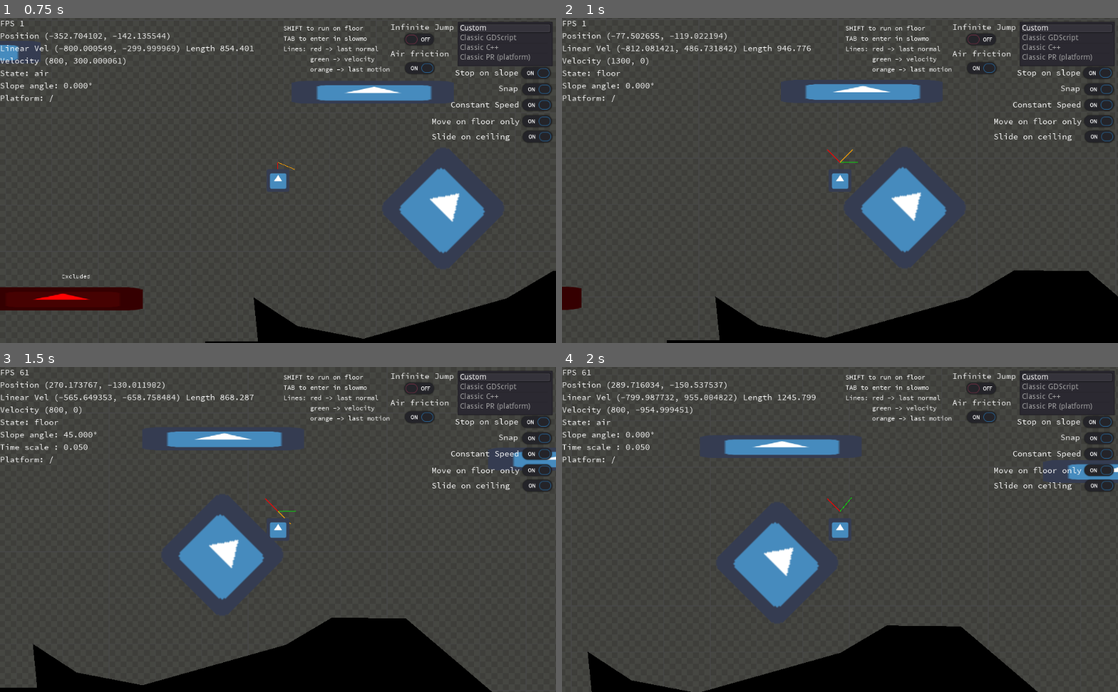
Above: before the commit, frames 1-4 (two rows, left to right).
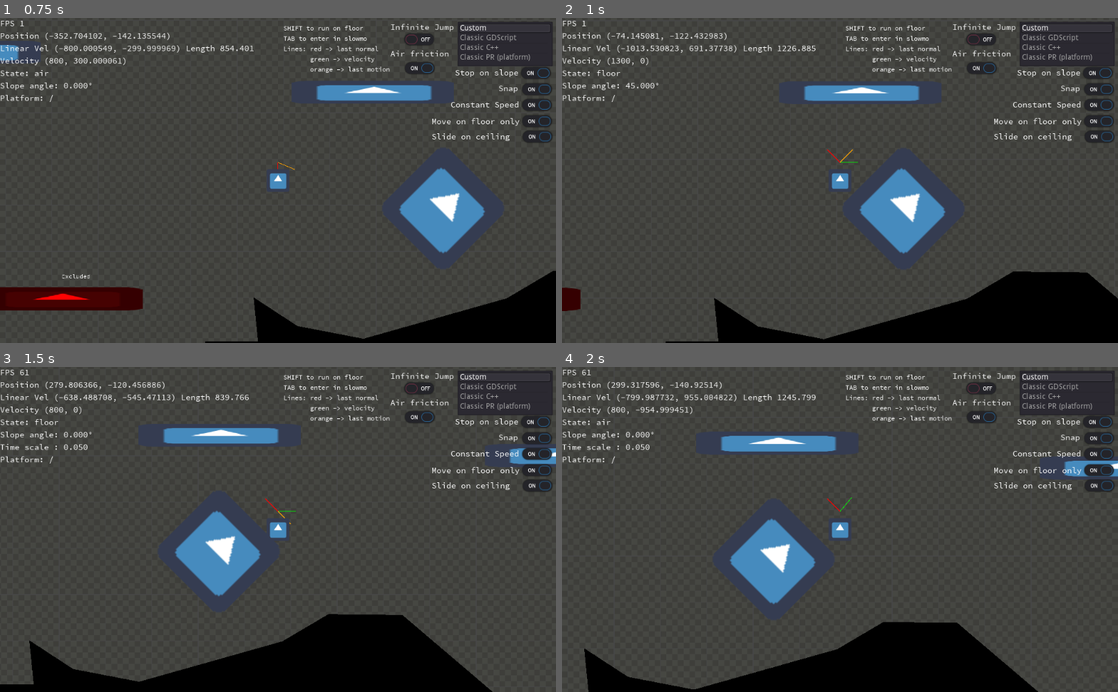
Above: after the commit, the same moments.

Repository: fabriceci/move_and_slide
Game: Godot game, scene res://World.tscn
The game is run twice, just before and just after one commit, with the same random seed, the same clock (stepped at 60 frames per second) and the same inputs. The engine's default icon, where the game draws it, is replaced by a stand-in: a white triangle on a blue panel in a dark square.
Inputs:
- Up to frame 1 (0.75 s): tap Enter (ui_accept) at 0.5 s; hold Right (ui_right) from 0.53 s (still down); hold Shift (run) from 0.53 s (still down)
- Up to frame 2 (1 s): keep holding Right (ui_right); keep holding Shift (run); tap Enter (ui_accept) at 0.77 s
- Up to frame 3 (1.5 s): keep holding Right (ui_right); release Shift (run) at 1.28 s; tap Tab (slow) at 1.35 s
- Up to frame 4 (2 s): keep holding Right (ui_right); tap Enter (ui_accept) at 1.52 s

Frame 1 is identical in both runs. In frame 2, 1.5% of the frame differs, in the area x 0-100%, y 4-100%; in frame 3, 2.8%; in frame 4, 2.6%.

Commit message:
constant speed with first iteration without slide

Diff:
--- a/Player/Custom/PlayerCustom.gd
+++ b/Player/Custom/PlayerCustom.gd
@@ -168,7 +168,9 @@
 
 	# No sliding on first attempt to keep floor motion stable when possible.
 	var sliding_enabled := false
-	var can_apply_constant_speed := true
+	var first_slide := true
+	var can_apply_constant_speed := false
+	var prev_travel := Vector2()
 
 	for _i in range(p_max_slides):
 		var continue_loop = false
@@ -193,7 +195,7 @@
 							position -= collision.travel # if we slide UP we will slide on a moving platform (because this will switch the state to wall)
 							return Vector2()
 
-				elif acos(collision.normal.dot(-p_up_direction)) <= p_floor_max_angle + FLOOR_ANGLE_THRESHOLD :
+				elif acos(collision.normal.dot(-p_up_direction)) <= p_floor_max_angle + FLOOR_ANGLE_THRESHOLD:
 					on_ceiling = true
 				else:
 					on_wall = true
@@ -206,7 +208,7 @@
 			if on_floor and constant_speed_on_floor and can_apply_constant_speed:
 					var slide: Vector2 = collision.remainder.slide(collision.normal).normalized()
 					if not slide.is_equal_approx(Vector2.ZERO):
-						motion = slide * (original_motion.slide(p_up_direction).length() - collision.travel.slide(p_up_direction).length())  # alternative use original_motion.length() to also take account of the y value
+						motion = slide * (original_motion.slide(p_up_direction).length() - collision.travel.slide(p_up_direction).length() - prev_travel.slide(p_up_direction).length())  # alternative use original_motion.length() to also take account of the y value
 			# prevent to move against wall
 			elif on_wall and move_on_floor_only and original_motion.normalized().dot(collision.normal) < 0:
 				if collision.travel.dot(p_up_direction) > 0 and was_on_floor and p_linear_velocity.dot(p_up_direction) <= 0 : # prevent the move against wall
@@ -236,6 +238,7 @@
 					motion = motion.slide(p_up_direction)
 
 		else:
+			can_apply_constant_speed = first_slide
 			if snap != Vector2.ZERO and was_on_floor:
 				var apply_constant_speed : bool = constant_speed_on_floor and prev_floor_normal != Vector2.ZERO and can_apply_constant_speed
 				var tmp_position = position
@@ -250,8 +253,12 @@
 				elif apply_constant_speed:
 					position = tmp_position
 
-		can_apply_constant_speed = false
 		sliding_enabled = true
+		can_apply_constant_speed = not can_apply_constant_speed and sliding_enabled
+		first_slide = false
+
+		if collision:
+			prev_travel = collision.travel
 
 		if not collision and not on_floor:
 			on_air = true
